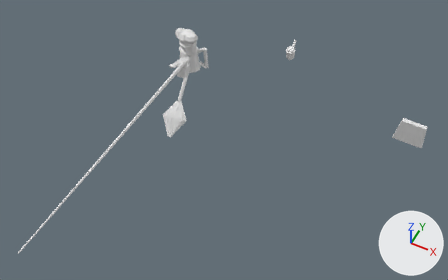
What one commit did to the FBX model Assets/Pedestrians/Props/CityPedestrianHandProps.fbx.
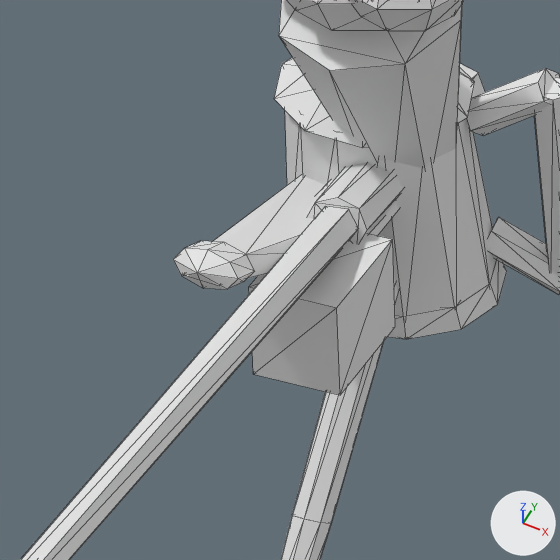
The first picture shows the older version from a 50 mm lens placed at (0.866, -2.726, 3.708), pointed at (-0.119, -0.755, 1.244). The close-ups show the older and then the newer version on the part from 34% to 46% of the width and 15% to 34% of the height of that picture. Only the edits that show in the close-ups are written down. The lights are fixed; the arrows at lower right show +X, +Y and +Z. The close-ups show mesh edges as thin lines. Where no turn or scale is listed for an object, it has been applied to the vertices.

In view in the first close-up: 'ACC_BeaterHandle', 'ACC_BouquetWrap', 'ACC_CoffeePotBaseRing', 'ACC_CoffeePotBody', 'ACC_CoffeePotHandleGrip', 'ACC_CoffeePotHandleTop', 'ACC_CoffeePotLid', 'ACC_CoffeePotSpout', 'ACC_CoffeePotSpoutLip', 'ACC_RodButt', 'ACC_RodGrip', 'ACC_RodReel' and 5 more.
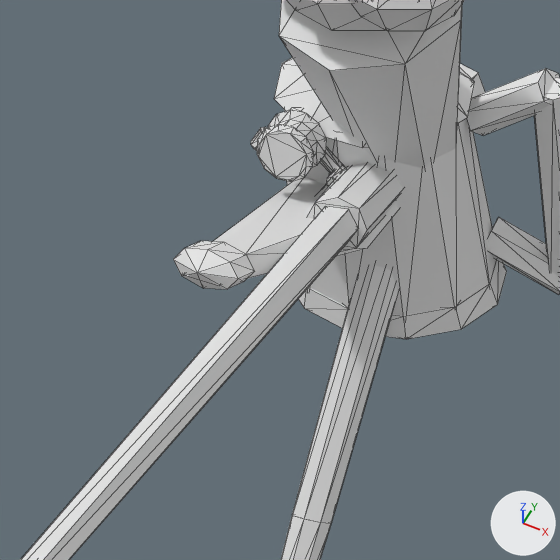
Changed parts and their boxes [x1, y1, x2, y2] in the close-ups (560 x 560 px):
'ACC_RodReel', reshaped (34% narrower, 52% shorter)
    before: [249, 233, 395, 395]
    after: [251, 108, 347, 186]

The change, as a diff of the scene's bpy script:
```diff
--- a/Assets/Pedestrians/Props/CityPedestrianHandProps.fbx.py
+++ b/Assets/Pedestrians/Props/CityPedestrianHandProps.fbx.py
@@ me_acc_rodreel_mesh_001 @@
 # used by ob_acc_rodreel; location = (-0.7378, -0.0189, 1.033)
-me_acc_rodreel_mesh_001.from_pydata(...)  # 8 vertices, 12 faces; spans x -0.0111..0.0526, y -0.1614..-0.092, z -0.0568..0.0234
+me_acc_rodreel_mesh_001.from_pydata(...)  # 178 vertices, 328 faces; spans x -0.0763..0.0005, y -0.0849..-0.0291, z 0.0081..0.0663
+# me_acc_rodreel_mesh_001 part 1: the whole mesh is rebuilt
 me_acc_rodreel_mesh_001.materials.append(mat_mat_player3dlit)
```
